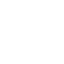
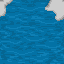
Comparing the layer stacks of the two 64 × 64 images. Changes:
added layer "NewFloor3 L_DL_D_DR_R_U copy" above "NewFloor3 L" over box(0, 0, 64, 64)
showed "Water Background" over box(0, 0, 64, 64)
